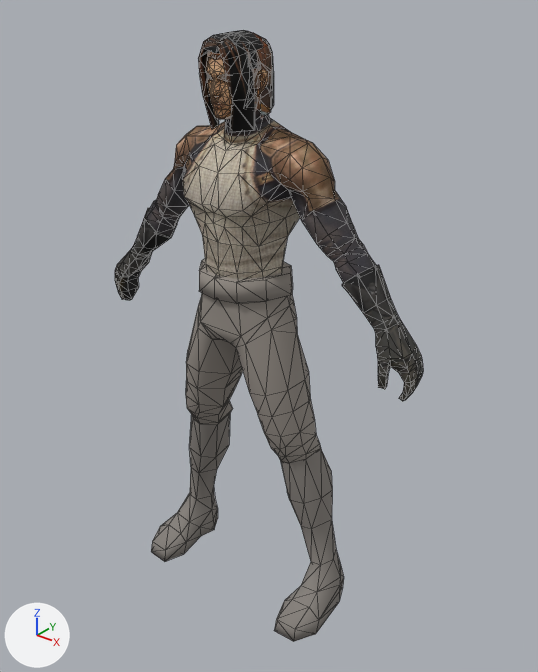
Two versions of the glTF model assets/models/profile_leather_ug.glb, one commit apart.
One viewpoint serves both versions: a camera (50 mm lens) standing at (0.333, -0.384, 0.477) and looking at (0.013, 0.015, 0.229). The lights are fixed; the arrows at lower left show +X, +Y and +Z. The first picture is the older version. Mesh edges are drawn as thin lines. Vertices at exactly the same position are counted once.

The older version as bpy lines, for what is in view:
```python
me_mfighter_m000_b_md = bpy.data.meshes.new('MFighter_m000_b.md')
me_mfighter_m000_b_md.from_pydata(...)  # 108 vertices, 198 faces; spans x -0.091..0.091, y -0.04..0.036, z 0.001..0.145
me_mfighter_m000_b_md.materials.append(mat_animbootsfallback)  # grey #86817c
me_mfighter_m000_l_md = bpy.data.meshes.new('MFighter_m000_l.md')
me_mfighter_m000_l_md.from_pydata(...)  # 200 vertices, 372 faces; spans x -0.062..0.062, y -0.03..0.035, z 0.133..0.287
me_mfighter_m000_l_md.materials.append(mat_animlowerfallback)  # grey #958e86
me_mfighter_m001_u_md = bpy.data.meshes.new('MFighter_m001_u.md')
me_mfighter_m001_u_md.from_pydata(...)  # 255 vertices, 480 faces; spans x -0.106..0.106, y -0.031..0.035, z 0.285..0.408
me_mfighter_m001_u_md.materials.append(mat_animuppertex)
ob_mfighter_m000_b_mo = bpy.data.objects.new('MFighter_m000_b.mo', me_mfighter_m000_b_md)
ob_mfighter_m000_b_mo.location = (0.0, 0.0, 0.0)
ob_mfighter_m000_l_mo = bpy.data.objects.new('MFighter_m000_l.mo', me_mfighter_m000_l_md)
ob_mfighter_m000_l_mo.location = (0.0, 0.0, 0.0)
ob_mfighter_m001_u_mo = bpy.data.objects.new('MFighter_m001_u.mo', me_mfighter_m001_u_md)
ob_mfighter_m001_u_mo.location = (0.0, 0.0, 0.0)
# also in view: 'MFighter_m000_h.mo' at (0.0, -0.002, 0.415); 'MFighter_m001_g.mo' at (0.0, 0.006, 0.266)
```
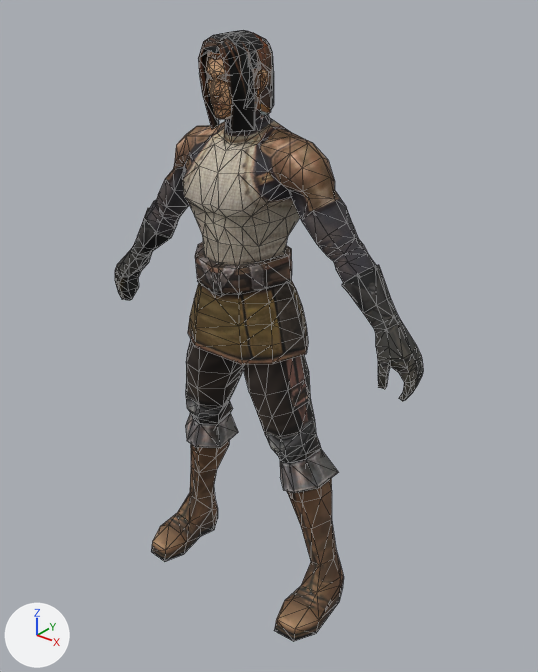
The change, as a diff of the scene's bpy script:
```diff
--- a/assets/models/profile_leather_ug.glb.py
+++ b/assets/models/profile_leather_ug.glb.py
@@ img_mfighter_m001_t01_l_sp @@
+img_mfighter_m001_t01_l_sp = load_image('MFighter_m001_t01_l_sp', '_unpacked/MFighter_m001_t01_l_sp', 512, 512, 'sRGB')
@@ img_mfighter_m001_t01_b_sp @@
+img_mfighter_m001_t01_b_sp = load_image('MFighter_m001_t01_b_sp', '_unpacked/MFighter_m001_t01_b_sp', 256, 256, 'sRGB')
@@ mat_animlowertex @@
+mat_animlowertex = bpy.data.materials.new('AnimLowerTex')
+# uses the picture img_mfighter_m001_t01_l_sp
@@ mat_animbootstex @@
+mat_animbootstex = bpy.data.materials.new('AnimBootsTex')
+# uses the picture img_mfighter_m001_t01_b_sp
@@ me_mfighter_m000_b_md @@
 # used by ob_mfighter_m000_b_mo; location = (0.0, 0.0, 0.0)
-me_mfighter_m000_b_md.from_pydata(...)  # 108 vertices, 198 faces; spans x -0.091..0.091, y -0.04..0.036, z 0.001..0.145
+me_mfighter_m000_b_md.from_pydata(...)  # 122 vertices, 226 faces; spans x -0.091..0.091, y -0.04..0.039, z 0.001..0.145
+# me_mfighter_m000_b_md part 1
+# 4 vertices move from x 0.048..0.072, y -0.003..0.022, z 0.102..0.109 to x 0.051..0.072, y -0.003..0.022, z 0.103..0.109
+# 7 vertices are added at x 0.033..0.073, y -0.009..0.039, z 0.113..0.123
+# 14 new faces join them
+# me_mfighter_m000_b_md part 2
+# 4 vertices move from x -0.072..-0.048, y -0.003..0.022, z 0.102..0.109 to x -0.072..-0.051, y -0.003..0.022, z 0.103..0.109
+# 7 vertices are added at x -0.073..-0.033, y -0.009..0.039, z 0.113..0.123
+# 14 new faces join them
+# me_mfighter_m000_b_md part 3: 82 kept faces spanning x -0.079..0.079, y -0.007..0.036, z 0.042..0.145 get new texture (UV) coordinates
+# me_mfighter_m000_b_md part 4: 198 faces spanning x -0.091..0.091, y -0.04..0.036, z 0.001..0.145 switch from mat_animbootsfallback (grey #86817c) to mat_animbootstex
@@ me_mfighter_m000_l_md @@
 # used by ob_mfighter_m000_l_mo; location = (0.0, 0.0, 0.0)
-me_mfighter_m000_l_md.from_pydata(...)  # 200 vertices, 372 faces; spans x -0.062..0.062, y -0.03..0.035, z 0.133..0.287
+me_mfighter_m000_l_md.from_pydata(...)  # 310 vertices, 544 faces; spans x -0.062..0.062, y -0.031..0.043, z 0.133..0.302
+# me_mfighter_m000_l_md part 5: the loose piece of 24 vertices spanning x -0.038..0.038, y -0.03..0.03, z 0.271..0.287 is rebuilt with 54 vertices and now spans x -0.037..0.037, y -0.031..0.032, z 0.275..0.302, in mat_animlowertex
+# me_mfighter_m000_l_md part 6: a new loose piece of 68 vertices spanning x -0.053..0.053, y -0.029..0.043, z 0.225..0.292, in mat_animlowertex
+# me_mfighter_m000_l_md part 7
+# 4 vertices in x -0.023..0.023, y -0.024, z 0.24..0.271 move by (0.0, 0.001, 0.0)
+# 3 vertices in x -0.02..0.02, y -0.027..-0.025, z 0.246..0.271 move by (0.0, 0.002, 0.0)
+# 3 vertices in x -0.004..0.004, y -0.001..0.011, z 0.228..0.231 move by (0.0, 0.0, -0.003)
+# 3 vertices in x -0.004..0.004, y 0.013..0.023, z 0.225..0.233 move by (0.0, 0.0, -0.002)
+# 10 vertices move from x -0.037..0.037, y -0.022..0.028, z 0.232..0.27 to x -0.039..0.039, y -0.02..0.028, z 0.23..0.27
+# 12 vertices are added at x -0.031..0.031, y -0.027..0.024, z 0.292
+# 24 new faces join them
+# me_mfighter_m000_l_md part 8: 328 faces spanning x -0.062..0.062, y -0.027..0.035, z 0.133..0.282 switch from mat_animlowerfallback (grey #958e86) to mat_animlowertex
```

Where the change shows, as pixel boxes [x1, y1, x2, y2] in the pictures (538 x 672 px; the box of a moved part takes in the faces that stretch with it):
'MFighter_m000_l.mo', reshaped (8% taller): before [186, 259, 321, 463]; after [186, 242, 321, 463]
part 1 of me_mfighter_m000_b_md, built on: before [281, 449, 332, 529]; after [280, 449, 339, 529]
part 2 of me_mfighter_m000_b_md, built on: before [190, 417, 217, 473]; after [185, 413, 238, 473]
part 3 of me_mfighter_m000_b_md, surface changed (grey to brown): before [190, 413, 336, 565]; after [190, 441, 336, 565]
part 4 of me_mfighter_m000_b_md, recoloured (darker): before [151, 413, 344, 642]; after [151, 441, 344, 642]
part 5 of me_mfighter_m000_l_md, rebuilt (20% taller): before [199, 259, 293, 304]; after [195, 242, 292, 296]
part 6 of me_mfighter_m000_l_md, added (brown): after [188, 280, 308, 365]
part 7 of me_mfighter_m000_l_md, moved or reshaped: before [186, 293, 297, 396]; after [186, 340, 268, 396]
part 8 of me_mfighter_m000_l_md, recoloured (grey to black): before [186, 293, 321, 463]; after [186, 338, 321, 463]
